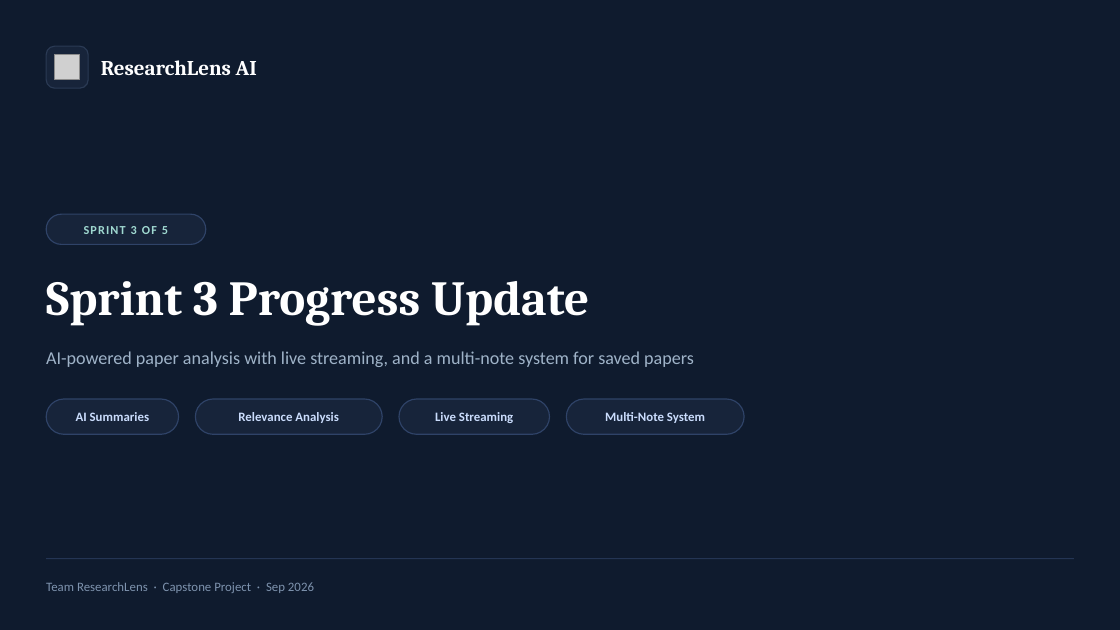
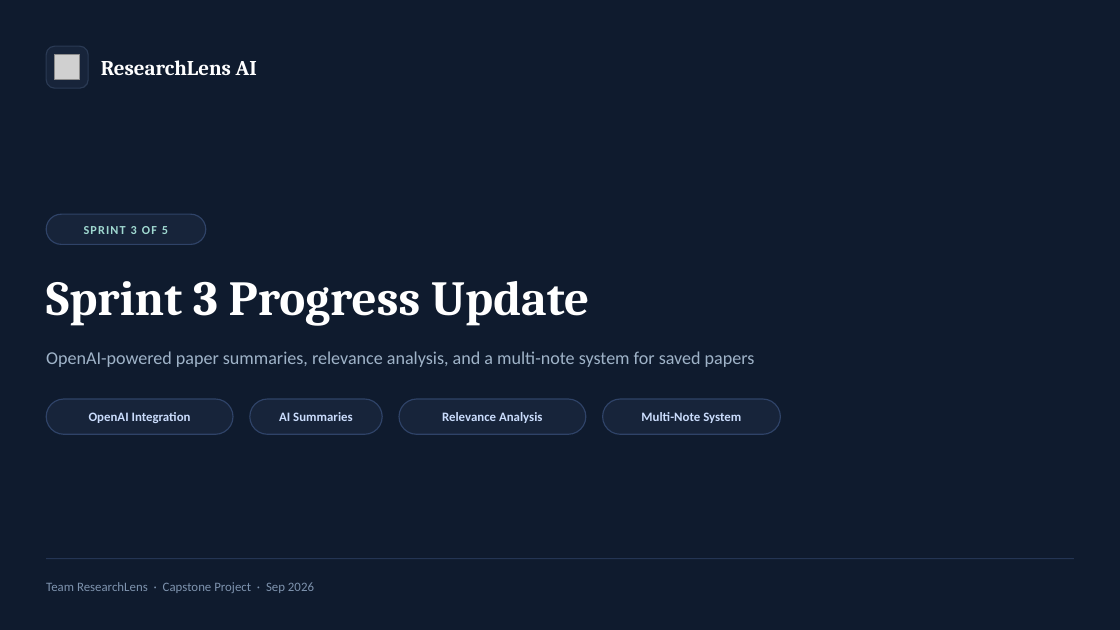
Before and after one commit to EmmanuelOrunta/researchlens-ai, a slide deck: slide 1 of presentations/ResearchLens_AI_Sprint3_Update.pptx. Drawn at 1120x630 pixels with LibreOffice and Linux fonts; fonts in the diff are those of the drawing; grey boxes stand for pictures. Boxes give left, top, right and bottom in pixels: in the first picture for what was removed or moved away, otherwise in the second. Text is boxed around its words. In the diff, an @@ line names an element or a change of style, - is before the commit and + after.

```diff
--- a/presentations/ResearchLens_AI_Sprint3_Update.pptx
+++ b/presentations/ResearchLens_AI_Sprint3_Update.pptx
@@ text at box(46, 351, 755, 367): text changed @@
-AI-powered paper analysis with live streaming, and a multi-note system for saved papers
+OpenAI-powered paper summaries, relevance analysis, and a multi-note system for saved papers
@@ rounded rectangle: place and size @@
-rounded rectangle at box(46, 399, 179, 434)
+rounded rectangle at box(46, 399, 233, 434)
@@ text added at box(89, 412, 191, 423), 11 pt, text #CADCFC, bold @@
+OpenAI Integration
@@ rounded rectangle: place and size @@
-rounded rectangle at box(196, 399, 382, 434)
+rounded rectangle at box(250, 399, 382, 434)
@@ text "AI Summaries": place and size @@
-text "AI Summaries" at box(76, 412, 150, 421)
+text "AI Summaries" at box(279, 412, 353, 421)
@@ rounded rectangle: place and size @@
-rounded rectangle at box(399, 399, 549, 434)
+rounded rectangle at box(399, 399, 586, 434)
@@ text "Relevance Analysis": place and size @@
-text "Relevance Analysis" at box(238, 412, 339, 423)
+text "Relevance Analysis" at box(442, 412, 543, 423)
@@ text removed at box(435, 412, 513, 423) @@
-Live Streaming
@@ text "Multi-Note System": place and size @@
-text "Multi-Note System" at box(605, 412, 705, 423)
+text "Multi-Note System" at box(641, 412, 741, 423)
@@ rounded rectangle: place and size @@
-rounded rectangle at box(566, 399, 744, 434)
+rounded rectangle at box(602, 399, 781, 434)
```
Also in this commit, not shown: 3 other slides changed, 2 slides removed.
